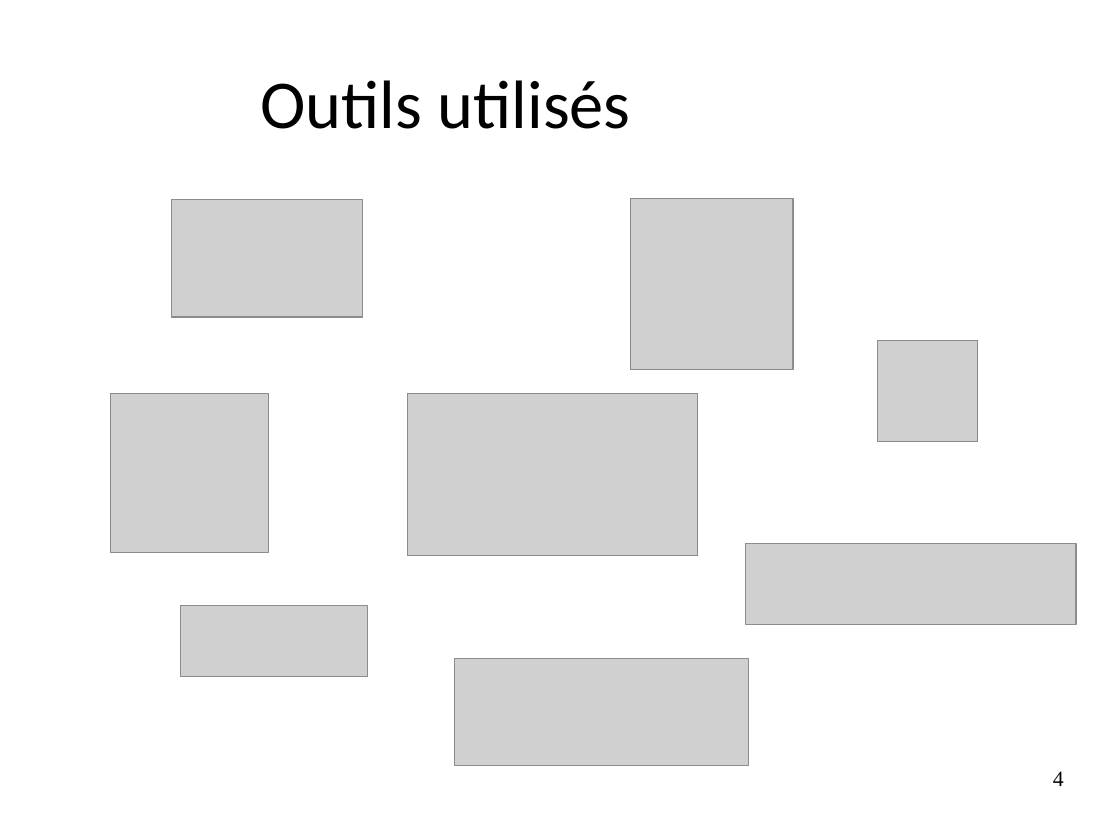
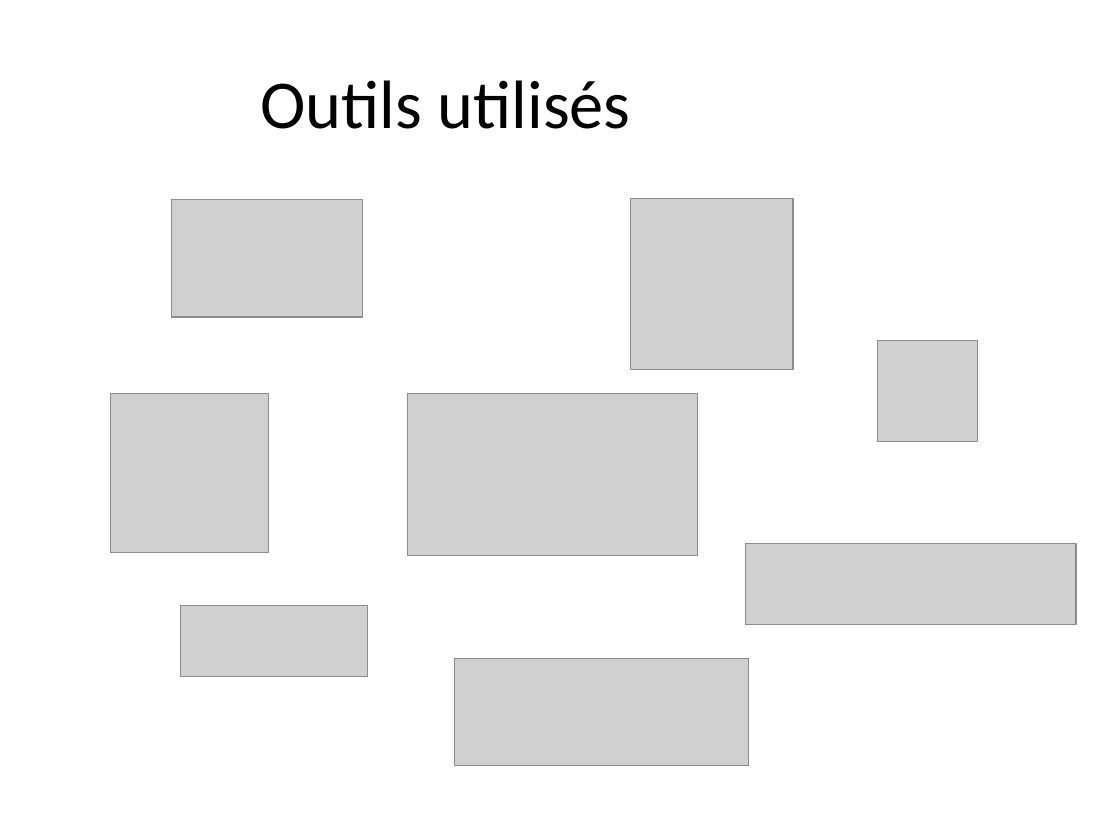
Before and after one commit to CauzYolo/Forum, a slide deck: slide 4 of Forum_V4/Forum.odp. Drawn at 1120x840 pixels with LibreOffice and Linux fonts; fonts in the diff are those of the drawing; grey boxes stand for pictures; background and template pictures are left out. Boxes give left, top, right and bottom in pixels: in the first picture for what was removed or moved away, otherwise in the second. Text is boxed around its words. In the diff, an @@ line names an element or a change of style, - is before the commit and + after.

```diff
--- a/Forum_V4/Forum.odp
+++ b/Forum_V4/Forum.odp
@@ page number removed at [1053,771,1064,786] @@
-4
```
Also in this commit, not shown: 8 other slides changed, 1 slide added, 1 slide removed, 8 other files.
